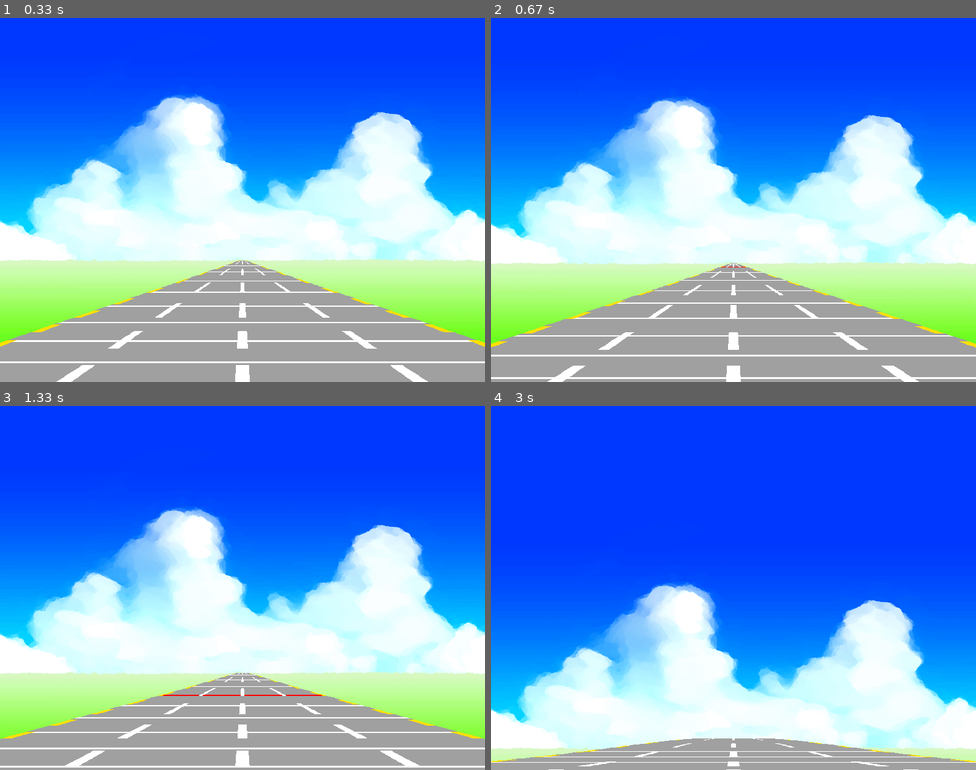
Above: before the commit, frames 1-4 (two rows, left to right).
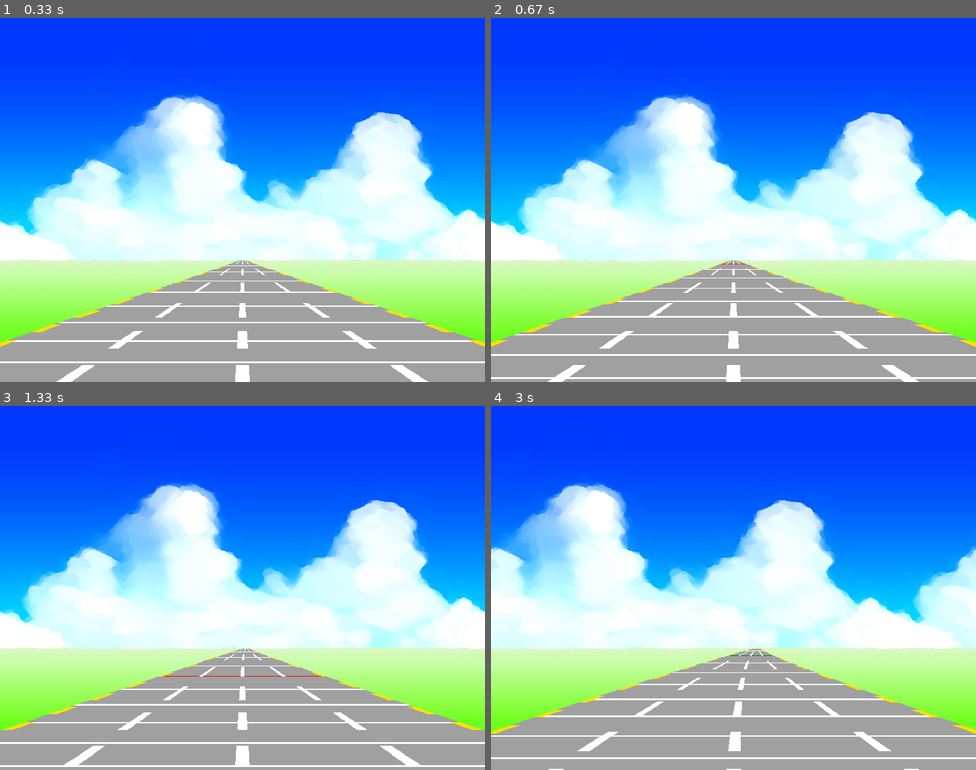
Above: after the commit, the same moments.

Repository: Kimura-Taiki/Python_game_zissen
Game: pygame game, started from Chapter10/rf.py
Same seed, same stepped clock (60 frames per second), same inputs: the game is played once before the commit and once after it.
Inputs:
- Up to frame 1 (0.33 s): no input
- Up to frame 2 (0.67 s): hold Up from 0.33 s (still down)
- Up to frame 3 (1.33 s): release Up at 0.8 s; hold Up 0.83-1.2 s; hold Up from 1.23 s (still down)
- Up to frame 4 (3 s): release Up at 1.53 s; hold Up 1.57-1.93 s; hold Up 1.97-2.27 s; hold Up 2.3-2.67 s; hold Up from 2.7 s (still down)

Frame 1 is identical in both runs. In frame 2, 6.7% of the frame differs, in the area x 0-100%, y 20-99%; in frame 3, 40%; in frame 4, 70%, in the area x 0-100%, y 19-100%.

Commit message:
J022:list1005_1.pyのコース生成を加筆

Diff:
--- a/Chapter10/mod/const.py
+++ b/Chapter10/mod/const.py
@@ -59,3 +59,6 @@
 
 PNG_BG: Final[str] = "image_pr/bg.png"
 '''ゲーム背景の画像アドレス'''
+
+DATA_LR = [0, 0, 1, 0, 6, -6, -4, -2, 0]
+CLEN = len(DATA_LR)
--- a/Chapter10/mod/racer_game.py
+++ b/Chapter10/mod/racer_game.py
@@ -27,6 +27,12 @@
     return GRAY
 
 
+def trapezoid_points(i: int, lf: Callable[[int], float], rf: Callable[[int], float], bf: Callable[[int], float]) -> tuple[
+    tuple[float, float], tuple[float, float], tuple[float, float], tuple[float, float]]:
+    '''矩形を描画する四点を返す為の関数です。左X座標、右X座標、下Y座標を板番号iで返す関数を3つ引数に取ります。'''
+    return ((lf(i), bf(i)), (rf(i), bf(i)), (rf(i-1), bf(i-1)), (lf(i-1), bf(i-1)))
+
+
 class Course():
     '''レースで使うコース情報を保持するクラスです。'''
     def __init__(self, img_bg: pygame.surface.Surface, cmax: int, curve: list[float], updown: list[float]) -> None:
@@ -47,6 +53,21 @@
                       updown=[5*sin(radians(i-120)) if i > 120 else 0 for i in range(480)])
 
 
+    @classmethod
+    def lr_list_course(cls) -> 'Course':
+        '''list1006_1.pyで用いられているDATA_LRからコースを生成する関数です。'''
+        curve = [0.0 for _ in range(BOARD*CLEN)]
+        for i in range(CLEN):
+            lr1 = DATA_LR[i]
+            lr2 = DATA_LR[(i+1)%CLEN]
+            for j in range(BOARD):
+                pos = j+BOARD*i
+                curve[pos] = lr1*(BOARD-j)/BOARD + lr2*j/BOARD
+        return Course(img_bg=pygame.image.load(PNG_BG).convert(), cmax=BOARD*CLEN,
+                      curve=curve,
+                      updown=[0.0 for _ in range(BOARD*CLEN)])
+
+
 class RacerGame():
     def __init__(self) -> None:
         pygame.init()
@@ -56,7 +77,7 @@
         self.clock = pygame.time.Clock()
         '''pygame.time.Clock : ゲームループのフレームレートを制御するためのClockインスタンスです。
         このクロックは主に `Clock.tick` メソッドを使用して一定のフレームレートを維持します。'''
-        self.COURSE = Course.updown_course()
+        self.COURSE = Course.lr_list_course()
         '''現在走っているコースです。変更を想定していないので現時点では定数です。
         本来ならRacerGameインスタンス生成時に注入すべき値ですが、今回は面倒なので直埋めします。'''
         self.car_y = 0
@@ -86,9 +107,6 @@
         self.screen.blit(self.COURSE.IMG_BG, [self.vertical-WX, horizon-Y_AT_0_DEGREES])
         self.screen.blit(self.COURSE.IMG_BG, [self.vertical, horizon-Y_AT_0_DEGREES])
 
-        def trapezoid_points(i: int, lf: Callable[[int], float], rf: Callable[[int], float], bf: Callable[[int], float]) -> tuple[
-            tuple[float, float], tuple[float, float], tuple[float, float], tuple[float, float]]:
-            return ((lf(i), bf(i)), (rf(i), bf(i)), (rf(i-1), bf(i-1)), (lf(i-1), bf(i-1)))
         # 描画用データをもとに道路を描く
         for i in range(BOARD-1, 0, -1):
             pygame.draw.polygon(surface=self.screen, color=trapezoid_color(course_point=self.car_y+i),points=trapezoid_points
--- a/Chapter10/z.py
+++ /dev/null
@@ -1,20 +0,0 @@
-
-行数を増やして構造化するか、行数を減らして軽量化するか、どちらが良いでしょうか。
-
-
-1️⃣ 行数を減らしてスマートに書く
-for i in range(BOARD-1, 0, -1):
-    if int(self.car_y+i)%10 <= 4: # 左右の黄色線
-        pygame.draw.polygon(surface=self.screen, color=YELLOW,
-                            points=[[board_lx[i  ],                   board_by[i  ]], [board_lx[i  ]+BOARD_W[i]*0.02, board_by[i  ]],
-                                    [board_lx[i-1]+BOARD_W[i-1]*0.02, board_by[i-1]], [board_lx[i-1],                 board_by[i-1]]])
-
-
-2️⃣ 行数を増やしてpygame.draw.polygon(points=)の中身を短くする
-def trapezoid_points(i: int, lf: Callable[[int], float], rf: Callable[[int], float], bf: Callable[[int], float]) -> tuple[
-    tuple[float, float], tuple[float, float], tuple[float, float], tuple[float, float]]:
-    return ((lf(i), bf(i)), (rf(i), bf(i)), (rf(i-1), bf(i-1)), (lf(i-1), bf(i-1)))
-for i in range(BOARD-1, 0, -1):
-    if int(self.car_y+i)%10 <= 4: # 左右の黄色線
-        pygame.draw.polygon(surface=self.screen, color=YELLOW, points=trapezoid_points
-                            (i=i, lf=lambda i: board_lx[i], rf=lambda i: board_lx[i]+BOARD_W[i]*0.02, bf=lambda i: board_by[i]))
